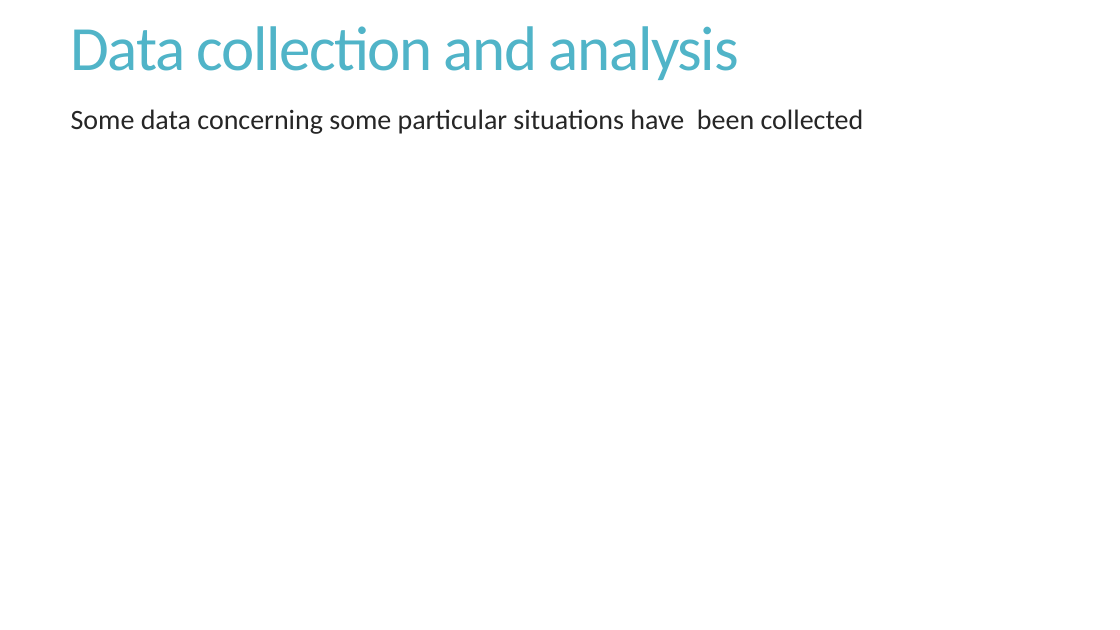
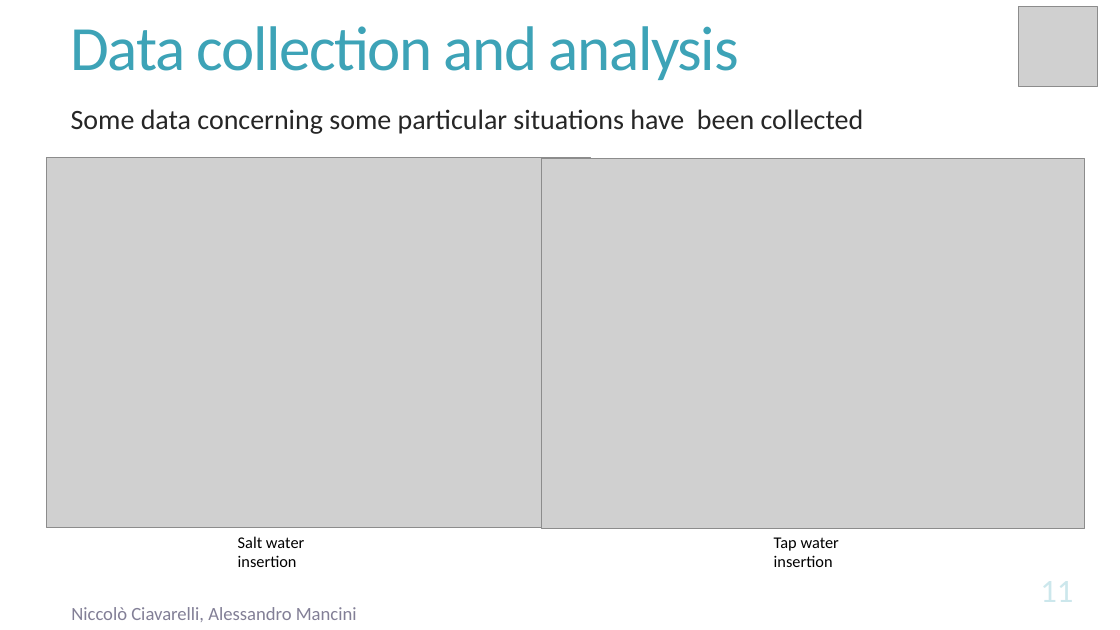
Before and after one commit to ciavanick/ArtificialPancreas, a slide deck: slide 11 of Presentation.pptx. Drawn at 1120x630 pixels with LibreOffice and Linux fonts; fonts in the diff are those of the drawing; grey boxes stand for pictures. Boxes give left, top, right and bottom in pixels: in the first picture for what was removed or moved away, otherwise in the second. Text is boxed around its words. In the diff, an @@ line names an element or a change of style, - is before the commit and + after.

```diff
--- a/Presentation.pptx
+++ b/Presentation.pptx
@@ title "Data collection and analysis" at (71,26,739,80): text colour #50B4C8 to #3DA3B7 @@
@@ picture added at (1018,7,1097,86) @@
@@ picture added at (46,157,590,528) @@
@@ picture added at (541,158,1085,528) @@
@@ text added at (238,536,304,567), 14 pt, text #000000 @@
+Salt water insertion
@@ text added at (774,537,839,567), 14 pt, text #000000 @@
+Tap water insertion
@@ text added at (71,607,357,622), 16 pt, text #635F7C at 80% opacity @@
+Niccolò Ciavarelli, Alessandro Mancini
```
Also in this commit, not shown: 10 other slides changed, 5 slides added, 2 other files.
